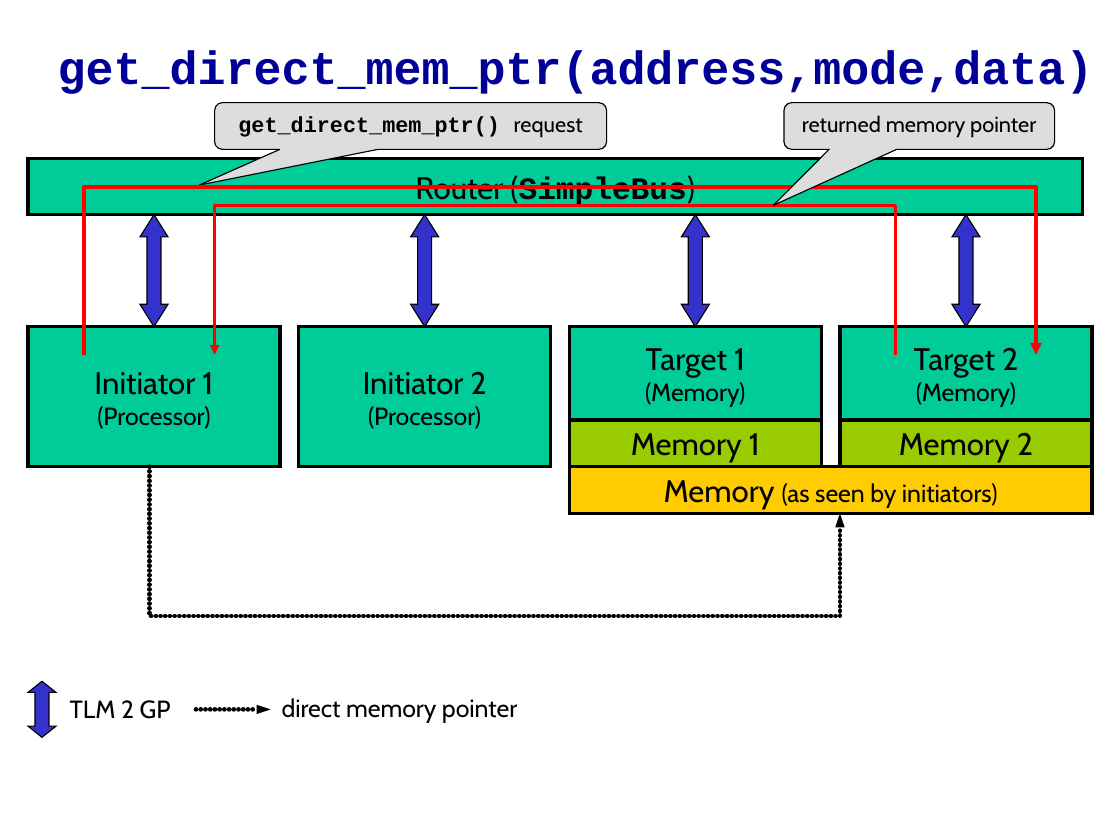
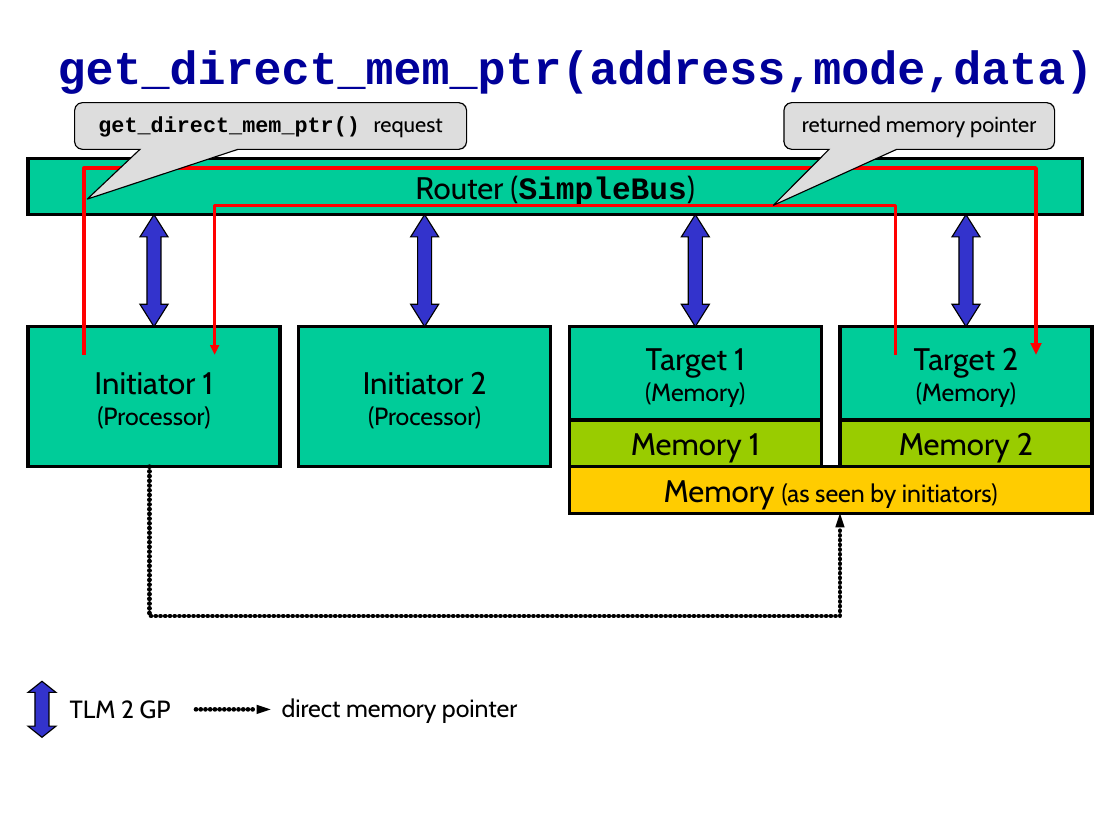
Before and after one commit to accellera-official/systemc, a slide deck: slide 4 of examples/tlm/lt_direct_memory_interface/docs/lt_direct_memory_interface.ppt. Drawn at 1120x840 pixels with LibreOffice and Linux fonts; fonts in the diff are those of the drawing; background and template pictures are left out. Boxes give left, top, right and bottom in pixels: in the first picture for what was removed or moved away, otherwise in the second. Text is boxed around its words. In the diff, an @@ line names an element or a change of style, - is before the commit and + after.

Commit message:
- minor diagram updates to lt_direct_memory_interface example PowerPoint

```diff
--- a/examples/tlm/lt_direct_memory_interface/docs/lt_direct_memory_interface.ppt
+++ b/examples/tlm/lt_direct_memory_interface/docs/lt_direct_memory_interface.ppt
@@ rounded speech box "get_direct_mem_ptr() request": place and size @@
-rounded speech box "get_direct_mem_ptr() request" at bbox=[215, 103, 607, 150]
+rounded speech box "get_direct_mem_ptr() request" at bbox=[75, 103, 467, 150]
@@ rounded speech box "get_direct_mem_ptr() request" at bbox=[75, 103, 467, 150]: proportions changed @@
@@ freeform shape: place and size @@
-freeform shape at bbox=[84, 187, 1036, 355]
+freeform shape at bbox=[84, 168, 1036, 355]
```
Also in this commit, not shown: 2 other slides changed.
